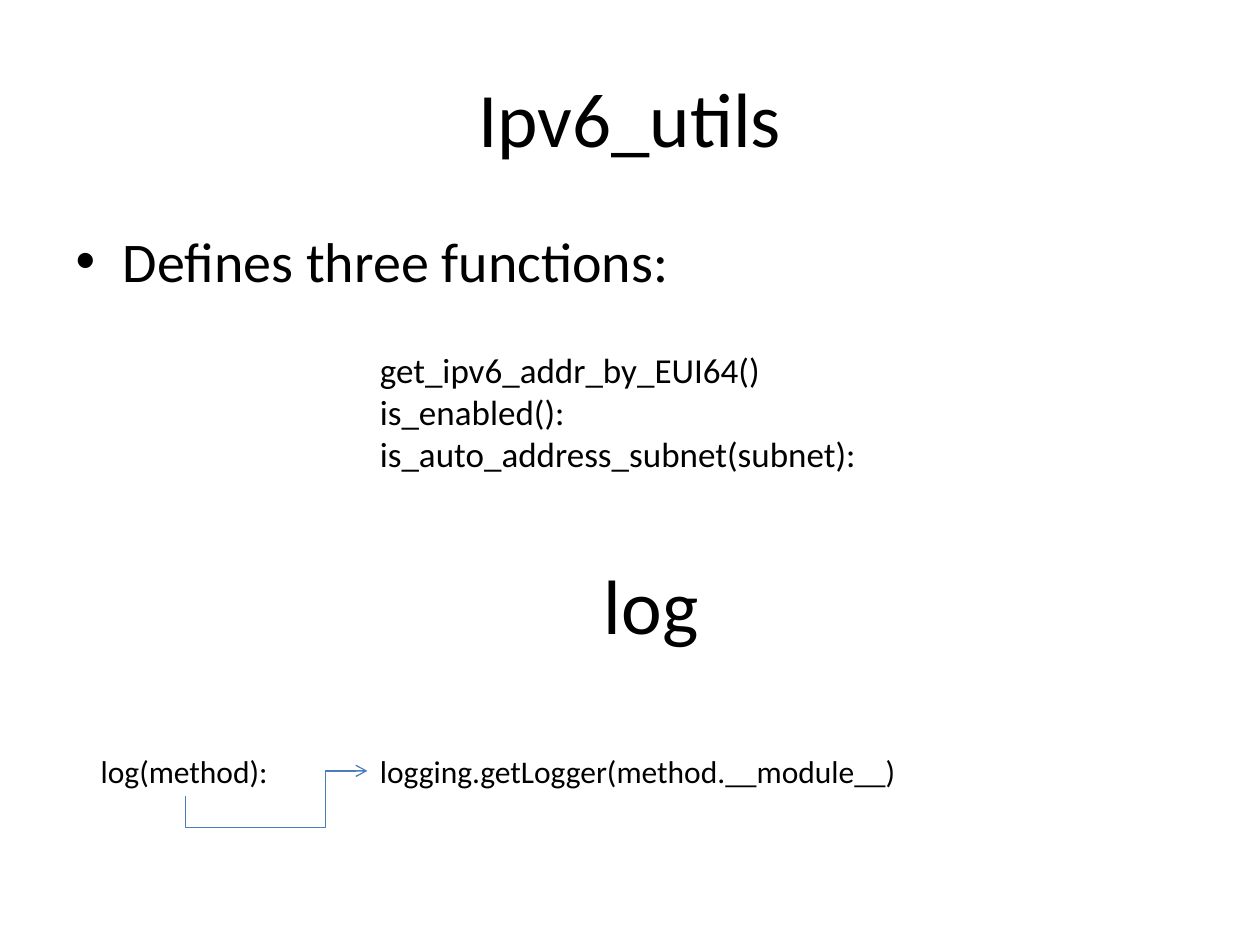
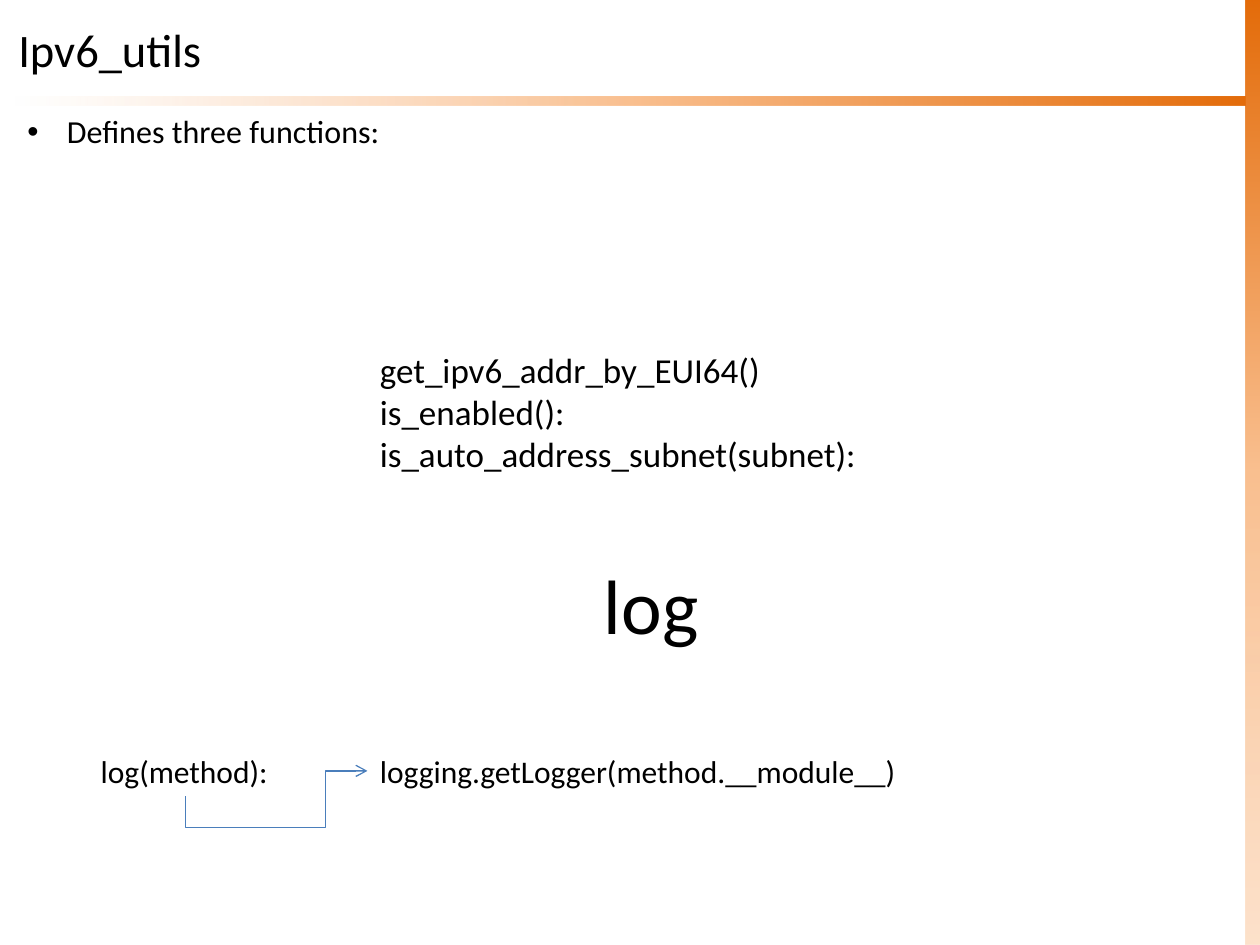
Before and after one commit to sknrao/openstack-neutron-revengg, a slide deck: slide 6 of OS-Neutron-Utilities-Support.pptx. Drawn at 1260x945 pixels with LibreOffice and Linux fonts; fonts in the diff are those of the drawing. Boxes give left, top, right and bottom in pixels: in the first picture for what was removed or moved away, otherwise in the second. Text is boxed around its words. In the diff, an @@ line names an element or a change of style, - is before the commit and + after.

Commit message:
Updated multiple slides with themes
No text/content modification has been done - only theme and at some
places, content holder re-alignments.

```diff
--- a/OS-Neutron-Utilities-Support.pptx
+++ b/OS-Neutron-Utilities-Support.pptx
@@ title "Ipv6_utils" moved from (x1=478, y1=93, x2=781, y2=160) to (x1=18, y1=34, x2=201, y2=75) @@
@@ title "Ipv6_utils" at (x1=18, y1=34, x2=201, y2=75): size 44 to 26.7 pt; alignment centre to left @@
@@ rectangle added at (x1=1245, y1=0, x2=1260, y2=945), fill gradient #E46C0A to #FAC090 to #FCD5B5 @@
@@ text "Defines three functions:" moved from (x1=123, y1=243, x2=668, y2=283) to (x1=67, y1=120, x2=379, y2=144) @@
@@ text "Defines three functions:" at (x1=67, y1=120, x2=379, y2=144): size 32 to 18.3 pt; indent changed; less space between paragraphs @@
@@ rectangle added at (x1=15, y1=97, x2=1245, y2=106), fill gradient #E46C0A to #FAC090 to #FCD5B5 @@
```
Also in this commit, not shown: 67 other slides changed, 8 other files.
